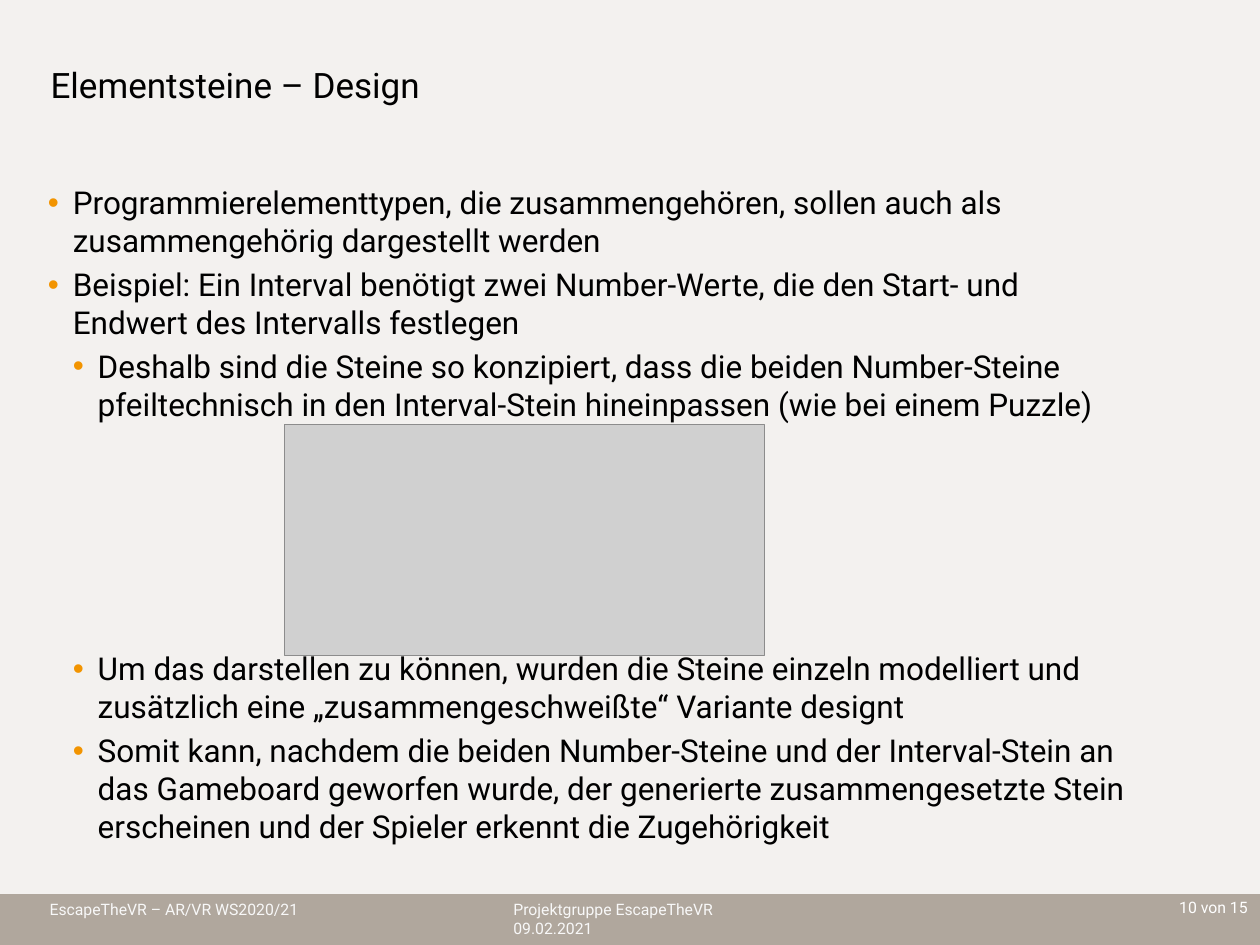
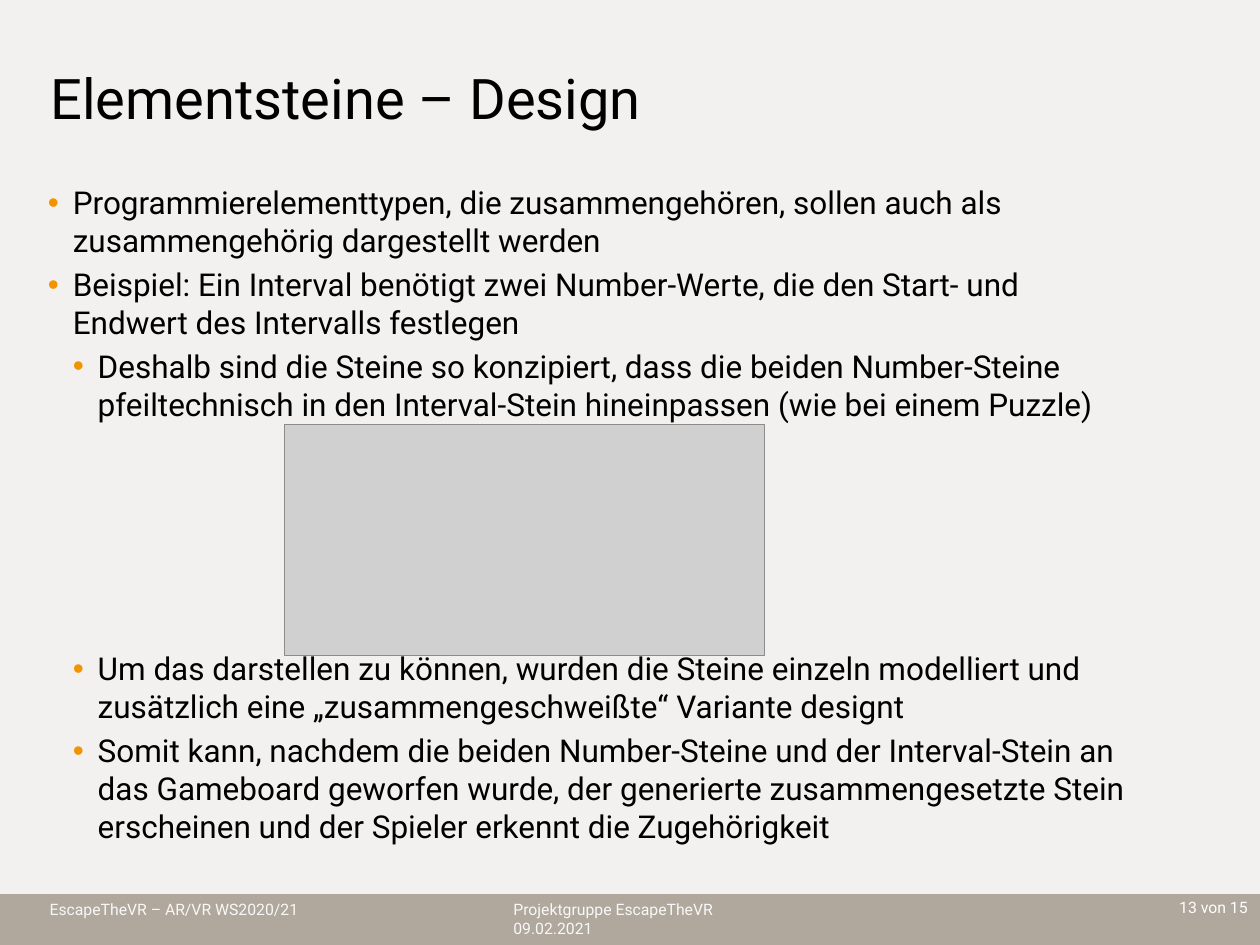
Before and after one commit to sebastian-steindl/EscapeTheVR, a slide deck: slide 13 of Präsentation.pptx (slide 10 before the commit). Drawn at 1260x945 pixels with LibreOffice and Linux fonts; fonts in the diff are those of the drawing; grey boxes stand for pictures; background and template pictures are left out. Boxes give left, top, right and bottom in pixels: in the first picture for what was removed or moved away, otherwise in the second. Text is boxed around its words. In the diff, an @@ line names an element or a change of style, - is before the commit and + after.

```diff
--- a/Präsentation.pptx
+++ b/Präsentation.pptx
@@ title "Elementsteine – Design" at box(51, 77, 640, 131): size 20 to 32 pt @@
@@ page number at box(1179, 902, 1248, 913): text changed @@
-10 von 15
+13 von 15
```
Also in this commit, not shown: 7 other slides changed, 6 slides added.
